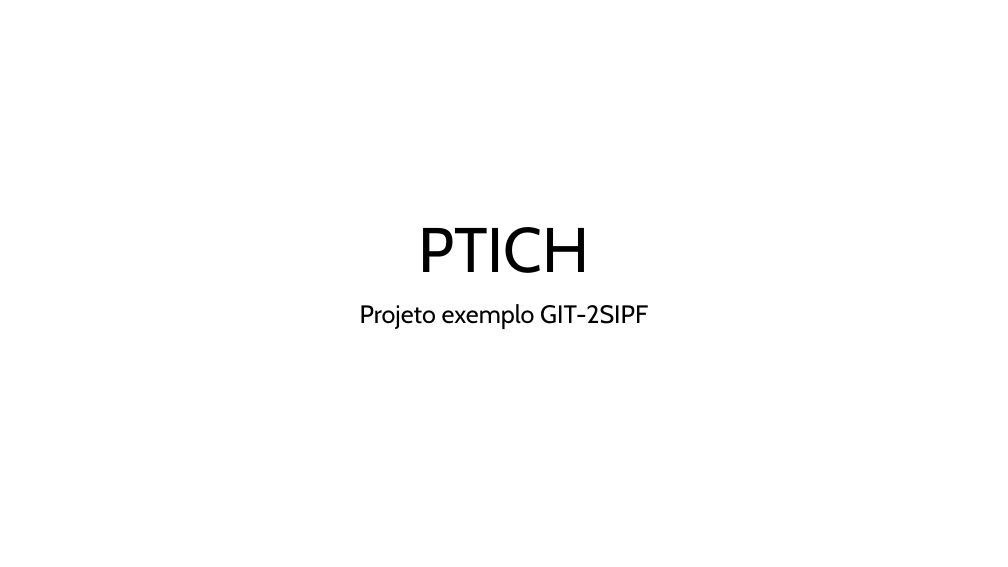
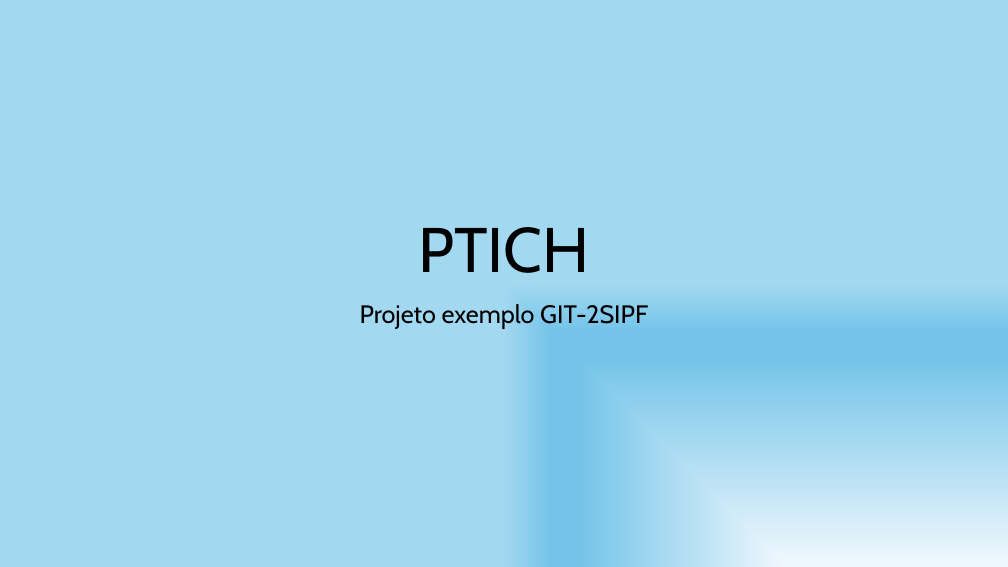
Before and after one commit to LiviaGa/2SIPF---ProjetoExemplo---2024, a slide deck: slide 1 of PastaDocumentos/PITCHPROJETO.pptx. Drawn at 1008x567 pixels with LibreOffice and Linux fonts; fonts in the diff are those of the drawing. Boxes give left, top, right and bottom in pixels: in the first picture for what was removed or moved away, otherwise in the second. Text is boxed around its words. In the diff, an @@ line names an element or a change of style, - is before the commit and + after.

Commit message:
Mudanca de plano de fundo do PITCH

```diff
--- a/PastaDocumentos/PITCHPROJETO.pptx
+++ b/PastaDocumentos/PITCHPROJETO.pptx
@@ background #FFFFFF to gradient #F0F8FD to #74C4E9 to #A2D8F0 @@
```
